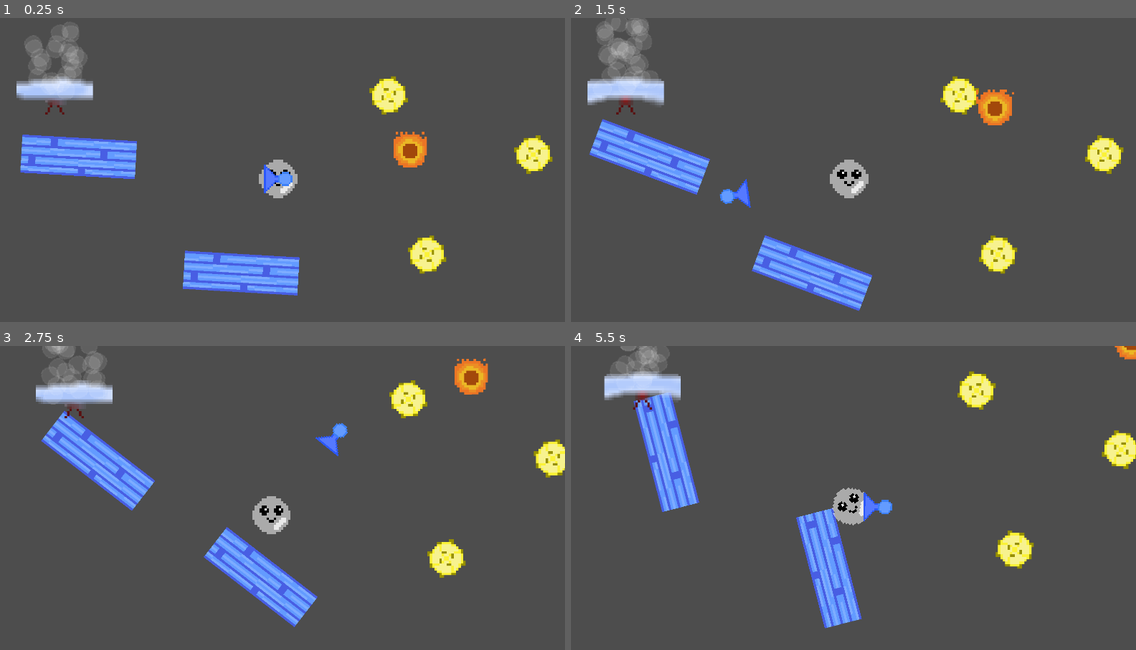
Above: before the commit, frames 1-4 (two rows, left to right).
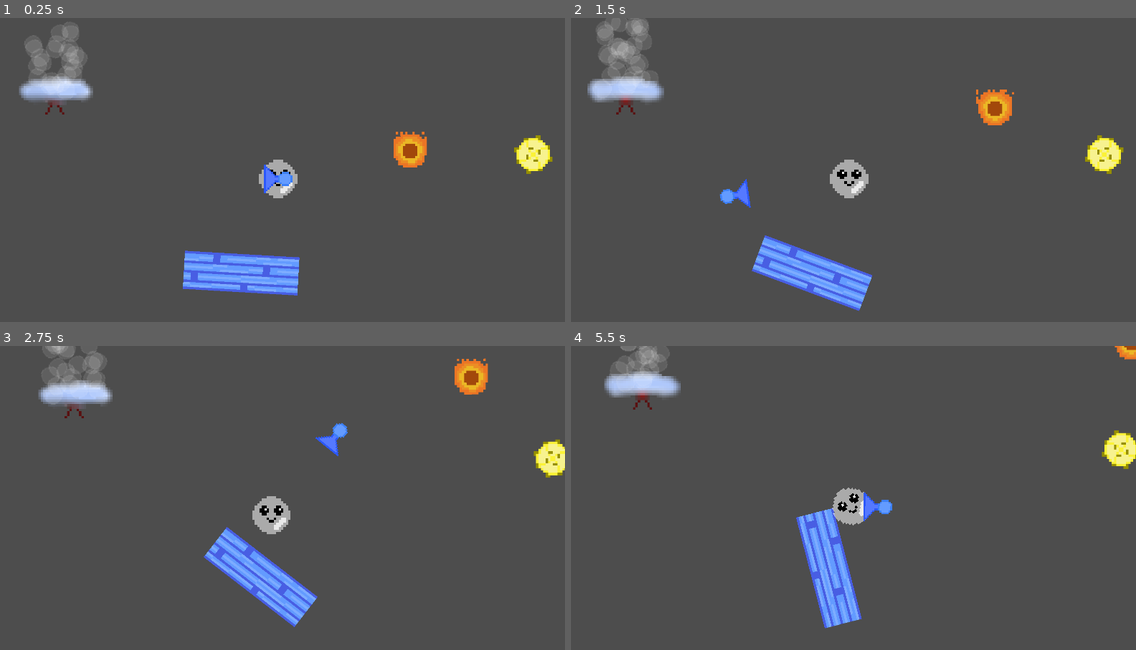
Above: after the commit, the same moments.

Repository: BenjaminWalls/Test_Winter2023
Game: Godot game, scene res://test_environment.tscn
The game is run twice, just before and just after one commit, with the same random seed, the same clock (stepped at 60 frames per second) and the same inputs.
Inputs (mouse positions are in pixels of both pictures, inside the frame that each line leads up to):
- Up to frame 1 (0.25 s): no input
- Up to frame 2 (1.5 s): move the mouse to (977, 163) at 0.52 s; press the mouse at (977, 163) at 0.53 s; move the mouse to (734, 194) at 1.27 s; release the mouse at (734, 194) at 1.28 s; click (734, 194) at 1.35 s
- Up to frame 3 (2.75 s): move the mouse to (333, 437) at 2.02 s; press the mouse at (333, 437) at 2.03 s
- Up to frame 4 (5.5 s): move the mouse to (819, 570) at 2.77 s; release the mouse at (819, 570) at 2.78 s; click (819, 570) at 2.85 s; move the mouse to (1023, 555) at 3.52 s; press the mouse at (1023, 555) at 3.53 s; move the mouse to (678, 458) at 4.27 s; release the mouse at (678, 458) at 4.28 s; click (678, 458) at 4.35 s; move the mouse to (876, 507) at 5.02 s; press the mouse at (876, 507) at 5.03 s

The runs differ from the first frame. In frame 1, 3.9% of the frame differs, in the area x 2-79%, y 19-84%; in frame 2, 4.0%; in frame 3, 3.9%; in frame 4, 4.0%.

Commit message:
Fixed areas in Bubble.gd script and currently implementing Sphere.

Diff:
--- a/Bubble.gd
+++ b/Bubble.gd
@@ -9,10 +9,14 @@
 func _process(delta):
 	pass
 
-func _on_area_2d_body_entered(body):
-	#print("PLAY DEATH ANIMATION, NO NEED TO QUEUE FREE.")
-	$BubbleRigid/AnimatedSprite2D.play("Pop")
-	Engine.set_time_scale(0.05)
-	await get_tree().create_timer(0.14).timeout
-	Engine.set_time_scale(1)
-	get_tree().reload_current_scene()
+
+func _on_bubble_area_area_entered(area):
+	if area.name=="Spike_Area" or area.name=="Fireball_Area":
+		$BubbleRigid/AnimatedSprite2D.play("Pop")
+		Engine.set_time_scale(0.05)
+		await get_tree().create_timer(0.14).timeout
+		Engine.set_time_scale(1)
+		get_tree().reload_current_scene()
+	elif area.name=="Sphere_Area":
+		get_tree().change_scene_to_file("res://menu.tscn")
+		pass
--- a/Fan.gd
+++ b/Fan.gd
@@ -8,7 +8,4 @@
 	Fan_Position=get_parent().global_position - get_parent().get_parent().get_parent().get_parent().get_node("Bubble/BubbleRigid").global_position
 	#print(get_collider(0))
 	if get_collider(0)==get_parent().get_parent().get_parent().get_parent().get_node("Bubble/BubbleRigid"):
-		#print(Fan_Position)
 		get_parent().get_parent().get_parent().get_parent().get_node("Bubble/BubbleRigid").apply_central_force(-Fan_Position*1.4)
-
-	pass
--- /dev/null
+++ b/Sphere.gd
@@ -0,0 +1,17 @@
+extends Node2D
+
+var pieces = 0
+
+# Called when the node enters the scene tree for the first time.
+func _ready():
+	pass # Replace with function body.
+
+
+# Called every frame. 'delta' is the elapsed time since the previous frame.
+func _process(delta):
+	pass
+
+
+func _on_sphere_piece_area_area_entered(area):
+
+	pass # Replace with function body.
--- a/fireball.tscn
+++ b/fireball.tscn
@@ -102,10 +102,10 @@
 sprite_frames = SubResource("SpriteFrames_dybsy")
 autoplay = "default"
 
-[node name="Area2D" type="Area2D" parent="Move/AnimatableBody2D"]
+[node name="Fireball_Area" type="Area2D" parent="Move/AnimatableBody2D"]
 position = Vector2(-0.0878545, 0.173079)
 
-[node name="CollisionShape2D" type="CollisionShape2D" parent="Move/AnimatableBody2D/Area2D"]
+[node name="CollisionShape2D" type="CollisionShape2D" parent="Move/AnimatableBody2D/Fireball_Area"]
 shape = SubResource("CircleShape2D_bq66l")
 
 [node name="AnimationPlayer" type="AnimationPlayer" parent="Move"]
--- a/menu.tscn
+++ b/menu.tscn
@@ -1,7 +1,7 @@
 [gd_scene load_steps=5 format=3 uid="uid://g4of3mhl7hk5"]
 
 [ext_resource type="Material" uid="uid://ctgousk0ompkn" path="res://bubparticles_1.tres" id="1_p47ug"]
-[ext_resource type="Texture2D" uid="uid://bq316y4ju3k2e" path="res://Assets/cute_bubble.png" id="2_up3wy"]
+[ext_resource type="Texture2D" uid="uid://crv6rjymymck" path="res://Assets/cute_bubble_idle.png" id="2_pm6qh"]
 [ext_resource type="Material" uid="uid://bf31f48pwss1f" path="res://bubparticles_2.tres" id="3_qdtf8"]
 [ext_resource type="Material" uid="uid://c34kn43f8714j" path="res://bubparticles_3.tres" id="4_ud634"]
 
@@ -25,7 +25,7 @@
 position = Vector2(976, 1184)
 amount = 34
 process_material = ExtResource("1_p47ug")
-texture = ExtResource("2_up3wy")
+texture = ExtResource("2_pm6qh")
 lifetime = 44.0
 visibility_rect = Rect2(-958.596, -1281.24, 1947.19, 1297.17)
 
@@ -35,7 +35,7 @@
 position = Vector2(976, 1184)
 amount = 34
 process_material = ExtResource("3_qdtf8")
-texture = ExtResource("2_up3wy")
+texture = ExtResource("2_pm6qh")
 lifetime = 44.0
 visibility_rect = Rect2(-958.596, -1281.24, 1947.19, 1297.17)
 
@@ -45,6 +45,6 @@
 position = Vector2(976, 1184)
 amount = 34
 process_material = ExtResource("4_ud634")
-texture = ExtResource("2_up3wy")
+texture = ExtResource("2_pm6qh")
 lifetime = 44.0
 visibility_rect = Rect2(-958.596, -1281.24, 1947.19, 1297.17)
--- a/test_environment.tscn
+++ b/test_environment.tscn
@@ -14,8 +14,11 @@
 [ext_resource type="Texture2D" uid="uid://ddtfhyonjc4sj" path="res://Assets/cute_bubble_popped.png" id="10_75fcp"]
 [ext_resource type="Texture2D" uid="uid://imf6abdqwtp4" path="res://Assets/TileMap/inside.png" id="10_u5try"]
 [ext_resource type="Texture2D" uid="uid://bm6jyguv810nj" path="res://Assets/TileMap/slope.png" id="11_4p7cy"]
+[ext_resource type="Script" path="res://Sphere.gd" id="11_treca"]
 [ext_resource type="Texture2D" uid="uid://d0dunx8tb2lfe" path="res://Assets/TileMap/wall.png" id="12_eth52"]
 [ext_resource type="Script" path="res://Block.gd" id="13_kq3ao"]
+[ext_resource type="Texture2D" uid="uid://cokjqjwjo4l6g" path="res://Assets/sphere_piece.png" id="13_molfs"]
+[ext_resource type="Texture2D" uid="uid://4xjcgwsa02dt" path="res://Assets/sphere-sheet.png" id="17_g0l5h"]
 
 [sub_resource type="TileSetAtlasSource" id="TileSetAtlasSource_jmbn7"]
 texture = ExtResource("9_f43ry")
@@ -156,6 +159,87 @@
 scale_max = 2.0
 scale_curve = SubResource("CurveTexture_y1ojo")
 
+[sub_resource type="AtlasTexture" id="AtlasTexture_4hq6g"]
+atlas = ExtResource("17_g0l5h")
+region = Rect2(16, 0, 16, 16)
+
+[sub_resource type="AtlasTexture" id="AtlasTexture_2qeos"]
+atlas = ExtResource("17_g0l5h")
+region = Rect2(32, 0, 16, 16)
+
+[sub_resource type="AtlasTexture" id="AtlasTexture_4yvxa"]
+atlas = ExtResource("17_g0l5h")
+region = Rect2(0, 0, 16, 16)
+
+[sub_resource type="AtlasTexture" id="AtlasTexture_wmpym"]
+atlas = ExtResource("17_g0l5h")
+region = Rect2(80, 0, 16, 16)
+
+[sub_resource type="AtlasTexture" id="AtlasTexture_aajbj"]
+atlas = ExtResource("17_g0l5h")
+region = Rect2(48, 0, 16, 16)
+
+[sub_resource type="AtlasTexture" id="AtlasTexture_1wgcb"]
+atlas = ExtResource("17_g0l5h")
+region = Rect2(64, 0, 16, 16)
+
+[sub_resource type="SpriteFrames" id="SpriteFrames_d2ggc"]
+animations = [{
+"frames": [{
+"duration": 1.0,
+"texture": SubResource("AtlasTexture_4hq6g")
+}],
+"loop": true,
+"name": &"Empty",
+"speed": 5.0
+}, {
+"frames": [{
+"duration": 1.0,
+"texture": SubResource("AtlasTexture_2qeos")
+}],
+"loop": true,
+"name": &"Four",
+"speed": 5.0
+}, {
+"frames": [{
+"duration": 1.0,
+"texture": SubResource("AtlasTexture_4yvxa")
+}],
+"loop": true,
+"name": &"Full",
+"speed": 5.0
+}, {
+"frames": [{
+"duration": 1.0,
+"texture": SubResource("AtlasTexture_wmpym")
+}],
+"loop": true,
+"name": &"One",
+"speed": 5.0
+}, {
+"frames": [{
+"duration": 1.0,
+"texture": SubResource("AtlasTexture_aajbj")
+}],
+"loop": true,
+"name": &"Three",
+"speed": 5.0
+}, {
+"frames": [{
+"duration": 1.0,
+"texture": SubResource("AtlasTexture_1wgcb")
+}],
+"loop": true,
+"name": &"Two",
+"speed": 5.0
+}]
+
+[sub_resource type="CircleShape2D" id="CircleShape2D_ofjmk"]
+radius = 31.0
+
+[sub_resource type="CircleShape2D" id="CircleShape2D_6qn08"]
+radius = 17.0
+
 [sub_resource type="AtlasTexture" id="AtlasTexture_dyqt2"]
 atlas = ExtResource("10_75fcp")
 region = Rect2(0, 0, 16, 16)
@@ -241,6 +325,9 @@
 
 [sub_resource type="CircleShape2D" id="CircleShape2D_lsy11"]
 radius = 30.0167
+
+[sub_resource type="CircleShape2D" id="CircleShape2D_5f4jq"]
+radius = 30.0666
 
 [sub_resource type="ParticleProcessMaterial" id="ParticleProcessMaterial_af6eu"]
 particle_flag_disable_z = true
@@ -276,41 +363,9 @@
 animation = &"spin"
 autoplay = "spin"
 
-[node name="Area2D" type="Area2D" parent="Spikes/Spike"]
-
-[node name="CollisionShape2D" type="CollisionShape2D" parent="Spikes/Spike/Area2D"]
-shape = SubResource("CircleShape2D_buygo")
-
-[node name="Spike2" type="Node2D" parent="Spikes"]
-position = Vector2(306, -87)
-metadata/_edit_group_ = true
-
-[node name="Sprite2D" type="AnimatedSprite2D" parent="Spikes/Spike2"]
-texture_filter = 1
-scale = Vector2(4, 4)
-sprite_frames = SubResource("SpriteFrames_ll2lp")
-animation = &"spin"
-autoplay = "spin"
-
-[node name="Area2D" type="Area2D" parent="Spikes/Spike2"]
-
-[node name="CollisionShape2D" type="CollisionShape2D" parent="Spikes/Spike2/Area2D"]
-shape = SubResource("CircleShape2D_buygo")
-
-[node name="Spike3" type="Node2D" parent="Spikes"]
-position = Vector2(370, 180)
-metadata/_edit_group_ = true
-
-[node name="Sprite2D" type="AnimatedSprite2D" parent="Spikes/Spike3"]
-texture_filter = 1
-scale = Vector2(4, 4)
-sprite_frames = SubResource("SpriteFrames_ll2lp")
-animation = &"spin"
-autoplay = "spin"
-
-[node name="Area2D" type="Area2D" parent="Spikes/Spike3"]
-
-[node name="CollisionShape2D" type="CollisionShape2D" parent="Spikes/Spike3/Area2D"]
+[node name="Spike_Area" type="Area2D" parent="Spikes/Spike"]
+
+[node name="CollisionShape2D" type="CollisionShape2D" parent="Spikes/Spike/Spike_Area"]
 shape = SubResource("CircleShape2D_buygo")
 
 [node name="RotatingBlocks" type="Node2D" parent="."]
@@ -330,20 +385,6 @@
 scale = Vector2(12, 4)
 shape = SubResource("RectangleShape2D_7xire")
 
-[node name="RotatingBlock2" type="AnimatableBody2D" parent="RotatingBlocks"]
-position = Vector2(-169, 6)
-script = ExtResource("13_kq3ao")
-metadata/_edit_group_ = true
-
-[node name="Sprite2D" type="Sprite2D" parent="RotatingBlocks/RotatingBlock2"]
-texture_filter = 1
-scale = Vector2(12, 4)
-texture = ExtResource("12_eth52")
-
-[node name="CollisionShape2D" type="CollisionShape2D" parent="RotatingBlocks/RotatingBlock2"]
-scale = Vector2(12, 4)
-shape = SubResource("RectangleShape2D_7xire")
-
 [node name="Fireballs" type="Node2D" parent="."]
 
 [node name="Fireball" parent="Fireballs" instance=ExtResource("7_u6aki")]
@@ -379,7 +420,7 @@
 scale = Vector2(4, 4)
 sprite_frames = SubResource("SpriteFrames_abmqj")
 autoplay = "default"
-frame_progress = 0.713298
+frame_progress = 0.67413
 
 [node name="Fan" type="ShapeCast2D" parent="Fans/Fan/StaticBody2D"]
 position = Vector2(0, -82)
@@ -394,6 +435,39 @@
 process_material = SubResource("ParticleProcessMaterial_wbq08")
 texture = ExtResource("6_khqjb")
 lifetime = 1.25
+visibility_rect = Rect2(-1000, -1000, 2000, 2000)
+
+[node name="Sphere" type="Node2D" parent="."]
+position = Vector2(918, 229)
+script = ExtResource("11_treca")
+metadata/_edit_group_ = true
+
+[node name="AnimatedSprite2D" type="AnimatedSprite2D" parent="Sphere"]
+texture_filter = 1
+scale = Vector2(4, 4)
+sprite_frames = SubResource("SpriteFrames_d2ggc")
+animation = &"Full"
+
+[node name="Sphere_Area" type="Area2D" parent="Sphere"]
+
+[node name="CollisionShape2D" type="CollisionShape2D" parent="Sphere/Sphere_Area"]
+shape = SubResource("CircleShape2D_ofjmk")
+
+[node name="SpherePieces" type="Node2D" parent="."]
+
+[node name="SpherePiece" type="Node2D" parent="SpherePieces"]
+position = Vector2(760, 348)
+metadata/_edit_group_ = true
+
+[node name="Sprite2D" type="Sprite2D" parent="SpherePieces/SpherePiece"]
+texture_filter = 1
+scale = Vector2(4, 4)
+texture = ExtResource("13_molfs")
+
+[node name="SpherePiece_Area" type="Area2D" parent="SpherePieces/SpherePiece"]
+
+[node name="CollisionShape2D" type="CollisionShape2D" parent="SpherePieces/SpherePiece/SpherePiece_Area"]
+shape = SubResource("CircleShape2D_6qn08")
 
 [node name="Bubble" type="Node2D" parent="."]
 position = Vector2(121, 53)
@@ -416,6 +490,11 @@
 
 [node name="CollisionShape2D" type="CollisionShape2D" parent="Bubble/BubbleRigid"]
 shape = SubResource("CircleShape2D_lsy11")
+
+[node name="Bubble_Area" type="Area2D" parent="Bubble/BubbleRigid"]
+
+[node name="CollisionShape2D" type="CollisionShape2D" parent="Bubble/BubbleRigid/Bubble_Area"]
+shape = SubResource("CircleShape2D_5f4jq")
 
 [node name="Air" type="Node2D" parent="."]
 position = Vector2(66, -33)
@@ -439,9 +518,7 @@
 texture = ExtResource("6_khqjb")
 lifetime = 0.04
 
-[connection signal="body_entered" from="Spikes/Spike/Area2D" to="Bubble" method="_on_area_2d_body_entered"]
-[connection signal="body_entered" from="Spikes/Spike2/Area2D" to="Bubble" method="_on_area_2d_body_entered"]
-[connection signal="body_entered" from="Spikes/Spike3/Area2D" to="Bubble" method="_on_area_2d_body_entered"]
-[connection signal="body_entered" from="Fireballs/Fireball/Move/AnimatableBody2D/Area2D" to="Bubble" method="_on_area_2d_body_entered"]
+[connection signal="area_entered" from="SpherePieces/SpherePiece/SpherePiece_Area" to="Sphere" method="_on_sphere_piece_area_area_entered"]
+[connection signal="area_entered" from="Bubble/BubbleRigid/Bubble_Area" to="Bubble" method="_on_bubble_area_area_entered"]
 
 [editable path="Fireballs/Fireball"]
Binary file added: Assets/cute_bubble_idle.png
Not shown, added: Assets/cute_bubble_idle.png.import
Binary file changed: Assets/fan.png
Binary file added: Assets/sphere-sheet.png
Not shown, added: Assets/sphere-sheet.png.import
Binary file added: Assets/sphere_piece.png
Not shown, added: Assets/sphere_piece.png.import
Not shown: 1 places in test_environment.tscn that only renumber resources
